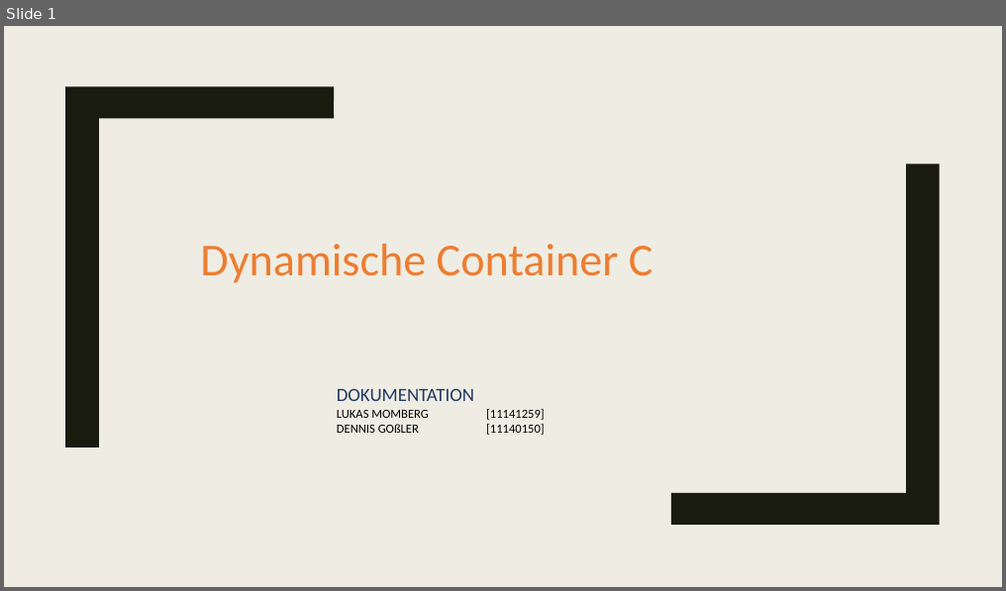
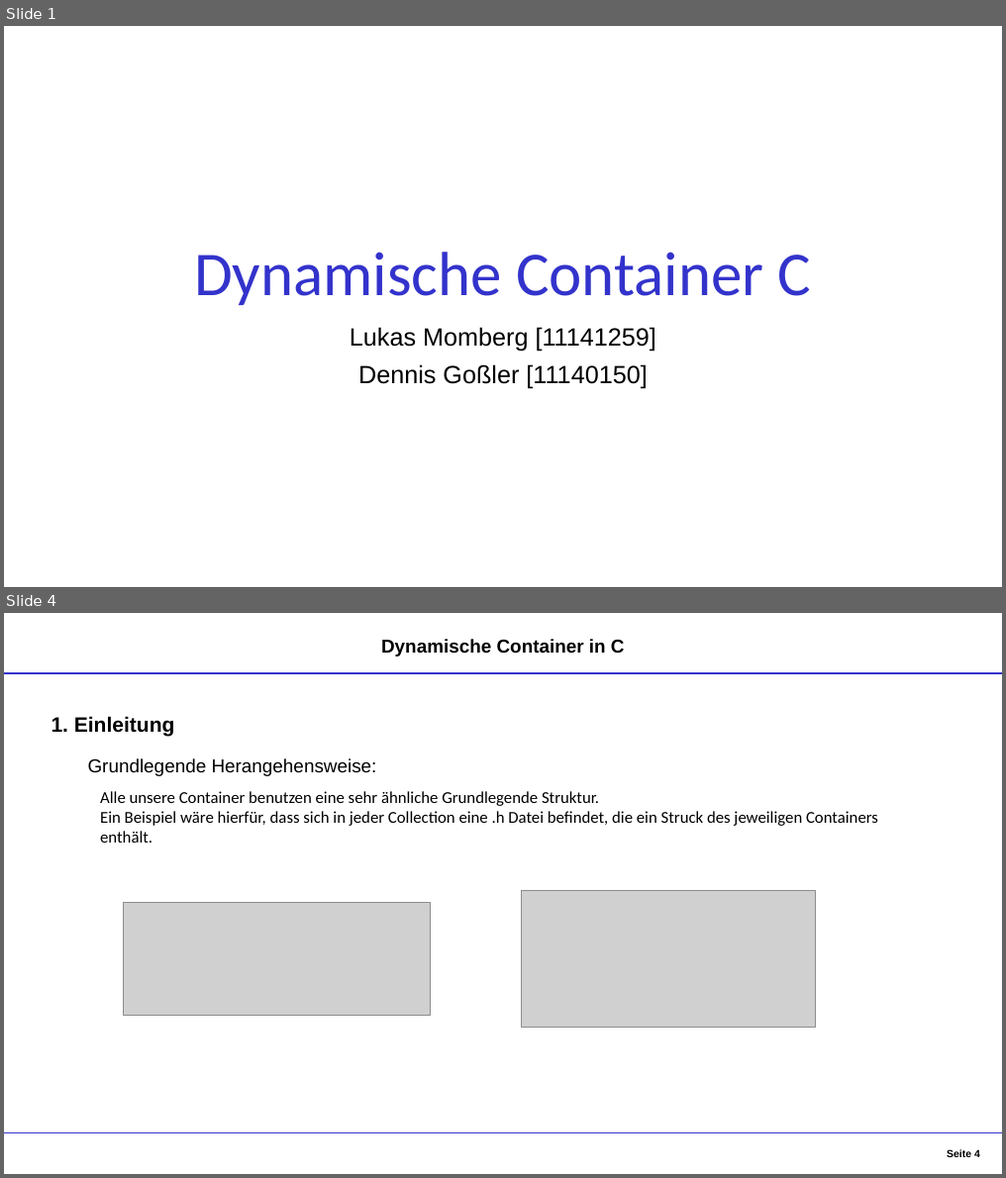
Before and after one commit to DennisGoss99/InPr_DynamicCollections, a slide deck: Dokumentation/Container - Präsentation.pptx. Shown one above the other, each under a label of ours: slide 1 before the commit, slides 1 and 4 after it; the slides between them are not shown. The pictures are 1006x591 and 1006x1178 pixels, drawn with LibreOffice and Linux fonts; fonts in the diff are those of the drawing; grey boxes stand for pictures. Boxes give left, top, right and bottom in pixels: in the first picture for what was removed or moved away, otherwise in the second. Text is boxed around its words. In the diff, an @@ line names an element or a change of style, - is before the commit and + after.

```diff
--- a/Dokumentation/Container - Präsentation.pptx
+++ b/Dokumentation/Container - Präsentation.pptx
@@ slide 4 added at bbox=[4, 613, 1002, 1174], background #FFFFFF @@
@@ text added at bbox=[381, 639, 625, 657], 18 pt, text #000000, bold @@
+Dynamische Container in C
@@ line added from (4, 673) to (1002, 673), #3333CC 1.25 pt @@
@@ text added at bbox=[52, 716, 174, 736], 20 pt, text #000000, bold @@
+1. Einleitung
@@ text added at bbox=[88, 759, 377, 776], 18 pt, text #000000 @@
+Grundlegende Herangehensweise:
@@ text added at bbox=[100, 791, 878, 843], 16 pt, text #000000 @@
+Alle unsere Container benutzen eine sehr ähnliche Grundlegende Struktur.
+Ein Beispiel wäre hierfür, dass sich in jeder Collection eine .h Datei befindet, die ein Struck des jeweiligen Containers enthält.
@@ picture added at bbox=[123, 902, 430, 1015] @@
@@ picture added at bbox=[522, 890, 816, 1027] @@
@@ line added from (4, 1134) to (1002, 1134), #3333CC 1.25 pt @@
@@ page number added at bbox=[946, 1150, 980, 1157], 10 pt, text #000000, bold @@
+Seite 4
@@ slide 1 changed as well @@
@@ background #EFEDE3 to #FFFFFF @@
@@ freeform shape removed at bbox=[65, 86, 334, 448] @@
@@ title "Dynamische Container C": place and size @@
-title "Dynamische Container C" at bbox=[200, 244, 653, 283]
+title "Dynamische Container C" at bbox=[194, 252, 812, 305]
@@ title "Dynamische Container C" at bbox=[194, 252, 812, 305]: size 44 to 60 pt, text colour #ED7D31 to #3333CC; alignment left to centre; line spacing 1 to 0.9; vertical alignment middle to bottom @@
@@ freeform shape removed at bbox=[672, 164, 940, 525] @@
@@ subtitle at bbox=[350, 327, 656, 388]: text changed; size 12 to 24 pt; font Calibri to Arial @@
-DOKUMENTATION
-LUKAS MOMBERG [11141259]
-DENNIS GOßLER [11140150]
+Lukas Momberg [11141259]
+Dennis Goßler [11140150]
```
Also in this commit, not shown: 11 other slides added, 13 slides removed.
